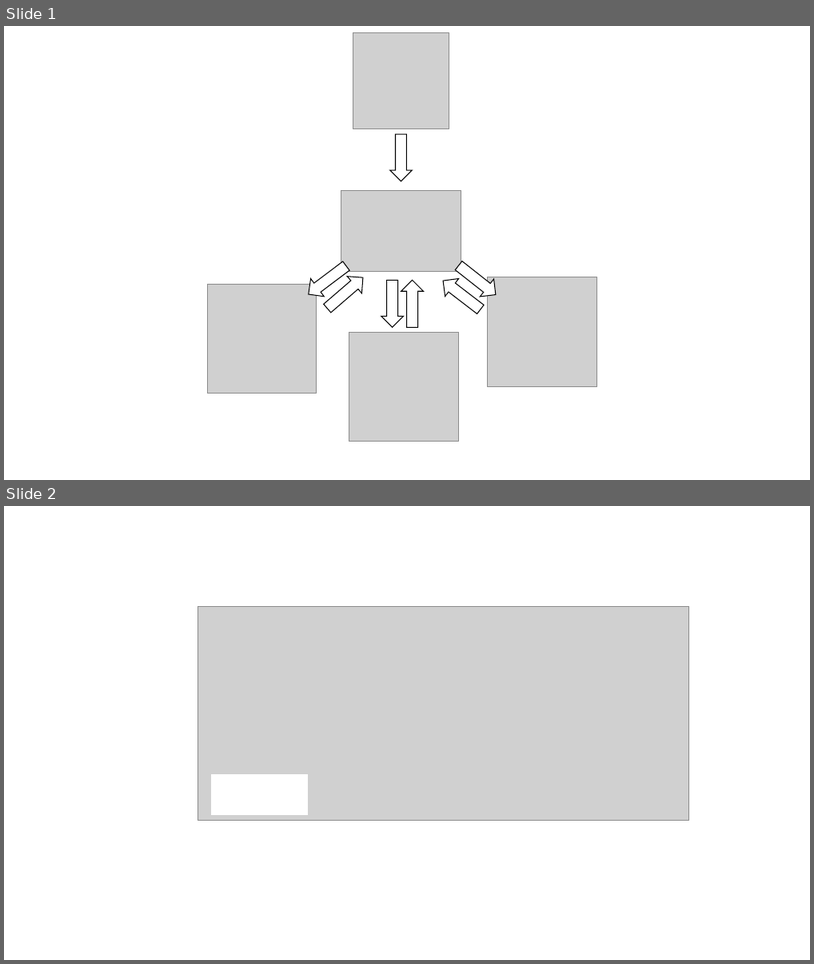
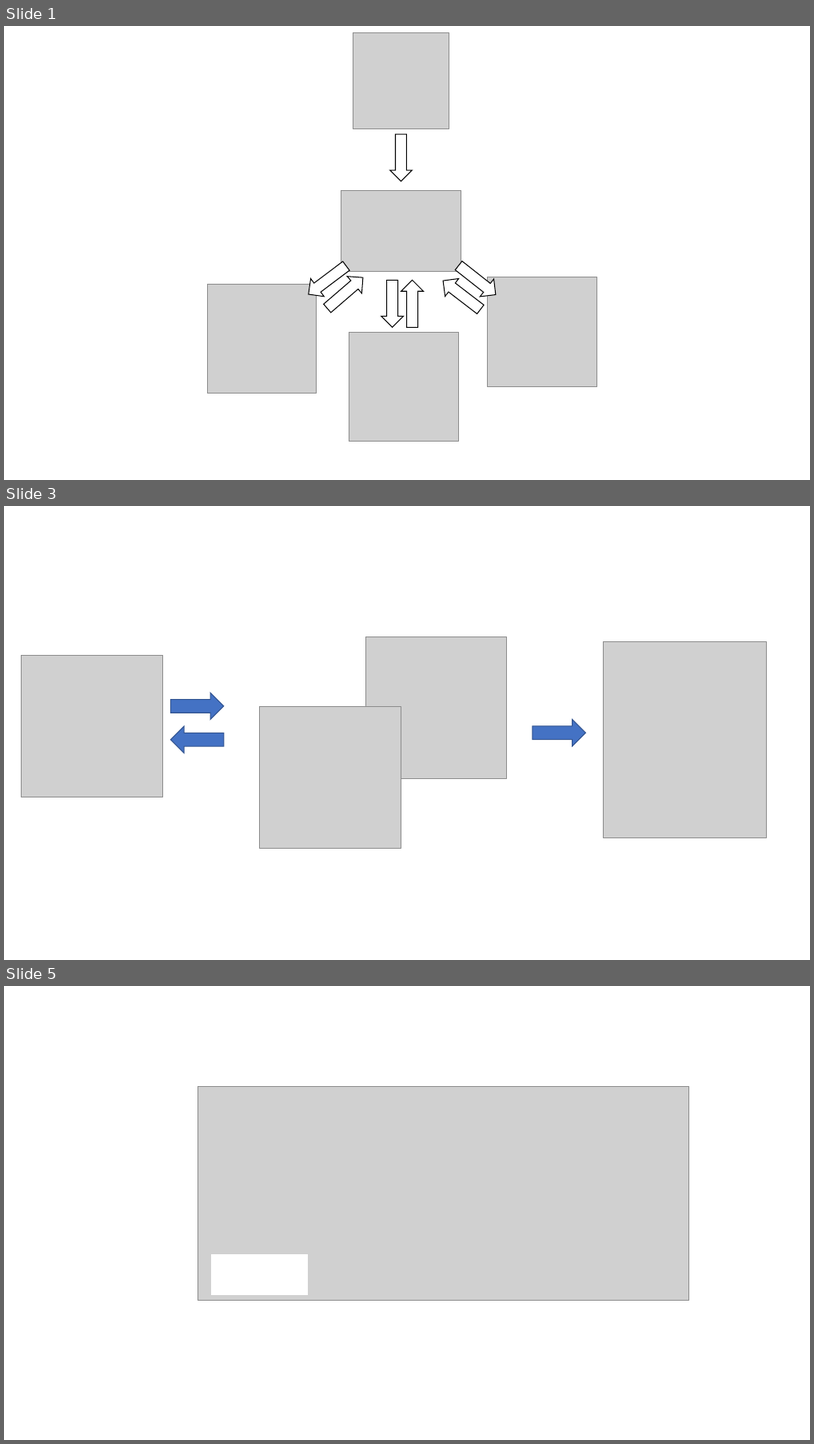
Before and after one commit to Esteban1914/Tesis_doc, a slide deck: Presentación1.pptx. Shown one above the other, each under a label of ours: slides 1 and 2 before the commit, slides 1, 3 and 5 after it; the slides between them are not shown. The pictures are 814x964 and 814x1444 pixels, drawn with LibreOffice and Linux fonts; fonts in the diff are those of the drawing; grey boxes stand for pictures. Boxes give left, top, right and bottom in pixels: in the first picture for what was removed or moved away, otherwise in the second. Text is boxed around its words. In the diff, an @@ line names an element or a change of style, - is before the commit and + after.

```diff
--- a/Presentación1.pptx
+++ b/Presentación1.pptx
@@ slide 3 added at <box>4,506,810,960</box>, background #FFFFFF @@
@@ picture added at <box>366,636,506,778</box> @@
@@ picture added at <box>603,641,767,837</box> @@
@@ picture added at <box>22,656,163,797</box> @@
@@ right arrow added at <box>171,693,224,720</box>, fill #4472C4, outline #325491 1 pt @@
@@ picture added at <box>259,706,401,848</box> @@
@@ right arrow added at <box>533,720,586,746</box>, fill #4472C4, outline #325491 1 pt @@
@@ right arrow added at <box>171,726,224,753</box>, fill #4472C4, outline #325491 1 pt @@
@@ what was slide 2 is now slide 5 @@
```
Also in this commit, not shown: 2 other slides added, 2 other files.
